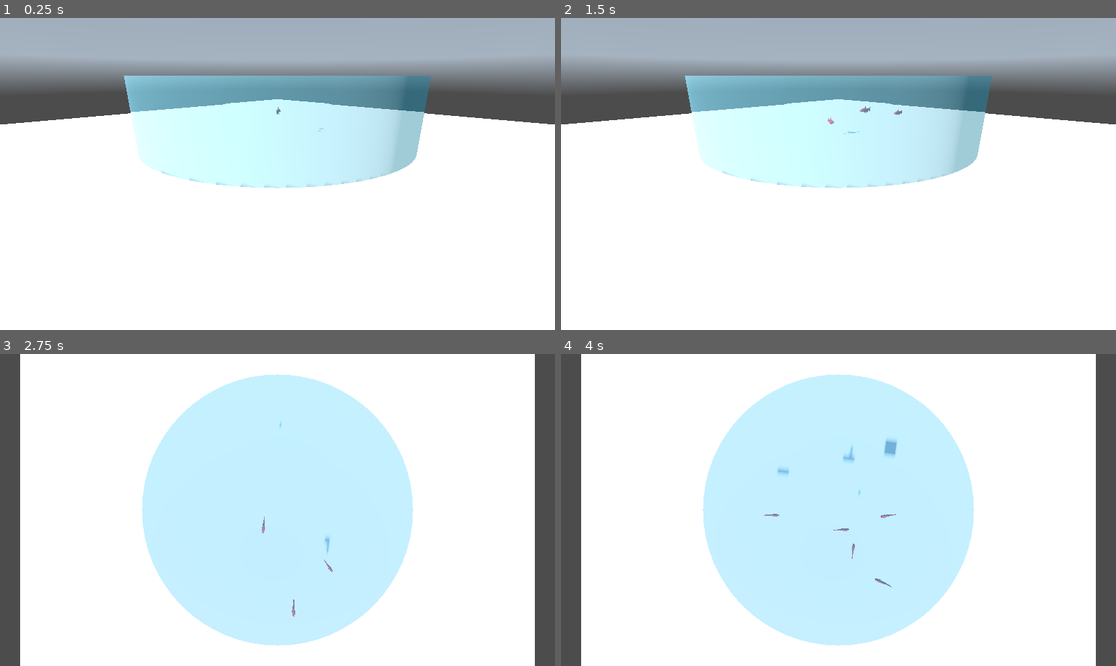
Above: before the commit, frames 1-4 (two rows, left to right).
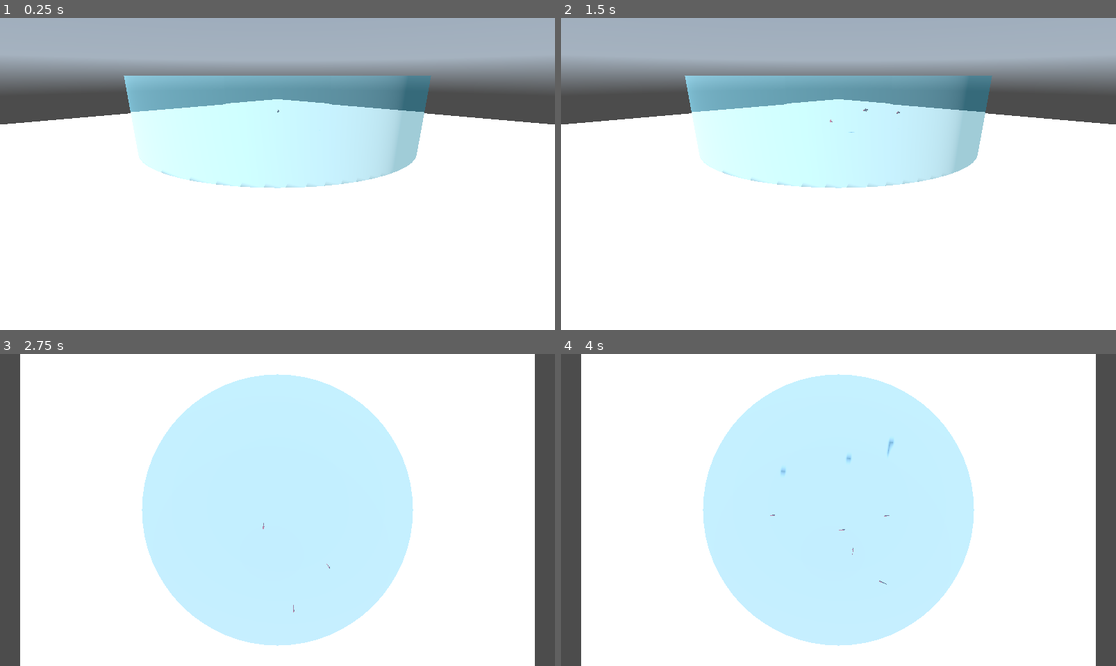
Above: after the commit, the same moments.

Repository: elegaanz/collective-behavior
Game: Godot game, scene res://Main.tscn
Two runs of this game, one before a commit and one after it. Both use one fixed random seed, a clock stepped at 60 frames per second and the inputs below. A sky picture missing from this copy of the repository is replaced by a grey-blue gradient.
Inputs:
- Up to frame 1 (0.25 s): no input
- Up to frame 2 (1.5 s): tap Z (spawn_fish) at 0.6 s; tap A (spawn_food) at 1.35 s
- Up to frame 3 (2.75 s): tap Enter at 2 s; tap C (switch_camera) at 2.1 s
- Up to frame 4 (4 s): tap Z (spawn_fish) at 2.85 s; tap A (spawn_food) at 3.6 s

The runs differ from the first frame. In frame 1, less than 0.1% of the frame differs, in the area x 49-59%, y 28-37%; in frame 2, less than 0.1%; in frame 3, less than 0.1%; in frame 4, 0.2%, in the area x 36-61%, y 27-75%.

Commit message:
adding function to save the size of the fish in a txt file

Diff:
--- a/Fish.gd
+++ b/Fish.gd
@@ -22,6 +22,7 @@
 var mesh: MeshInstance3D
 
 var current_iteration = 0
+var fish_data = []  # List to store fish data
 
 # Called when the node enters the scene tree for the first time.
 func _ready():
@@ -173,6 +174,8 @@
 	baricenter = Vector3.ZERO
 	mean_velocity = Vector3.ZERO
 
+
+
 	for fish in school:
 		if fish == self:
 			continue
@@ -196,13 +199,15 @@
 	var foods = get_tree().get_nodes_in_group("Food")
 	smallest_distance = INF
 
-
 	for food in foods:
 		var distance = (food.position - position).length()
 		#We assumed that an individual can detect the feed regardless of the field of view.
 		if  distance < smallest_distance:
 			smallest_distance = distance
 			closest_food = food
+
+
+
 
 # TODO: replace it with a function that takes a point
 # to take into account the dead space at the back of the fish
@@ -211,8 +216,7 @@
 	# Assuming that swimming_force_vector represents the forward direction of the fish
 	var direction_to_point = (point - position).normalized()
 	var angle_to_point = swimming_force_vector.angle_to(direction_to_point)
-	# Assuming a dead zone angle of 30 degrees (you can adjust this value as needed)
-	var dead_zone_angle = 2*deg_to_rad(30)  # Convert degrees to radian
+	var dead_zone_angle = 2*deg_to_rad(30)
 	# Check if the angle to the point is within the dead zone
 	if angle_to_point < dead_zone_angle:
 		# Point is within the dead zone, consider it outside the field of view
@@ -232,4 +236,4 @@
 	const A = 0.0209
 	const B = 2.483
 	total_length = (body_mass / A)**(1 / B)
-	mesh.scale = 0.02 * total_length**1.2 * Vector3.ONE
+	mesh.scale = 0.01 * total_length**1.2 * Vector3.ONE
--- a/Main.gd
+++ b/Main.gd
@@ -2,6 +2,10 @@
 
 @export var food_scene: PackedScene
 @export var fish_scene: PackedScene
+
+const SAVE_KEY = KEY_S
+
+var fish_data = []  # List to store fish data
 
 # Called when the node enters the scene tree for the first time.
 func _ready():
@@ -38,6 +42,18 @@
 			top_cam.current = true
 		else:
 			cam.current = true
+	if event.is_action_pressed("save_fish"):
+		var school = get_tree().get_nodes_in_group("School")
+		var last_assigned_id = 0
+		for fish in school:
+			last_assigned_id += 1
+			var fish_info = {
+				"ID": last_assigned_id,
+				"Final_Size": fish.total_length  # Store the final size
+				}
+			fish_data.append(fish_info)
+		save_fish_data_to_csv()
+		print("Fish data saved.")
 
 
 func spawn_food():
@@ -53,3 +69,18 @@
 			food.position = Vector3(randf_range(-FOOD_SPAWN_AREA_SIZE / 2, FOOD_SPAWN_AREA_SIZE / 2), 0.5, randf_range(-FOOD_SPAWN_AREA_SIZE / 2, FOOD_SPAWN_AREA_SIZE / 2))
 			add_child(food)
 			totalFishMass += food.weight
+
+func save_fish_data_to_csv():
+	if fish_data.size() == 0:
+		print("No fish data to save.")
+		return
+
+	var file = FileAccess.open("res://fish_data.txt",FileAccess.WRITE)
+	file.store_line("Fish_Index,Final_Size")
+
+	# Write data for each fish
+	for fish_info in fish_data:
+		var line = str((str(fish_info["ID"]) + "," + str(fish_info["Final_Size"])))
+		file.store_line(line)
+	file.close()
+	print("Fish data saved successfully.")
--- a/project.godot
+++ b/project.godot
@@ -46,3 +46,8 @@
 "events": [Object(InputEventKey,"resource_local_to_scene":false,"resource_name":"","device":0,"window_id":0,"alt_pressed":false,"shift_pressed":false,"ctrl_pressed":false,"meta_pressed":false,"pressed":false,"keycode":67,"physical_keycode":0,"key_label":0,"unicode":0,"echo":false,"script":null)
 ]
 }
+save_fish={
+"deadzone": 0.5,
+"events": [Object(InputEventKey,"resource_local_to_scene":false,"resource_name":"","device":-1,"window_id":0,"alt_pressed":false,"shift_pressed":false,"ctrl_pressed":false,"meta_pressed":false,"pressed":false,"keycode":0,"physical_keycode":83,"key_label":0,"unicode":115,"echo":false,"script":null)
+]
+}
Not shown, added: first-report/Capture.PNG.import
Not shown, added: first-report/fig5.png.import
Not shown, added: first-report/figure3.PNG.import
Not shown, added: first-report/poisson2.png.import
